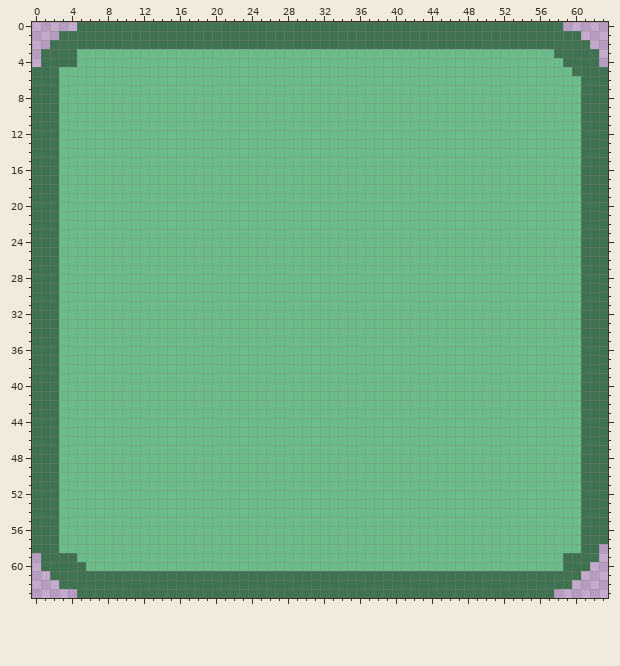
Two versions of one pixel-art sprite, assets/map/Level_2_ground.png. The first picture shows the starting point.
The file is 128x128 pixels, drawn in blocks of 2x2; one block is one cell here.
After:
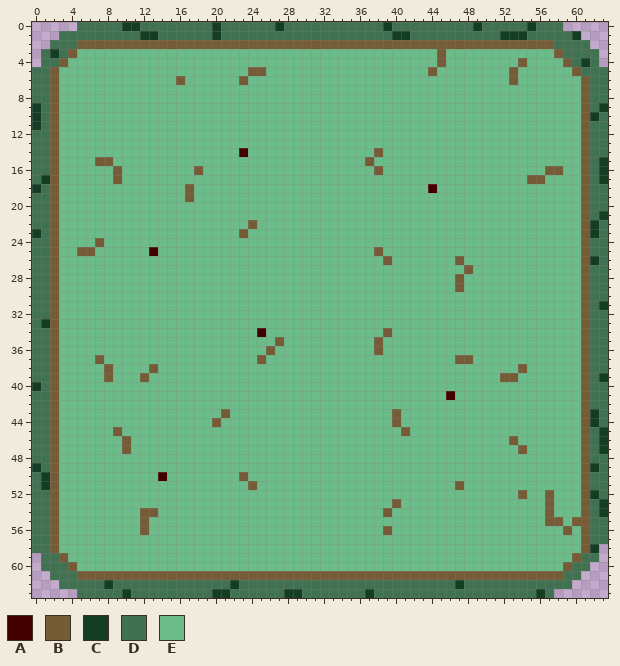
Palette (. is transparent): A #440000  B #755c36  C #143e23  D #407151  E #6bbc88
The exact change:
y 0: x 10..11 DD -> CC; x 20 D -> C; x 27 D -> C; x 39 D -> C; x 49 D -> C; x 55 D -> C
y 1: x 12..13 DD -> CC; x 20 D -> C; x 40..41 DD -> CC; x 52..54 DDD -> CCC; x 60 D -> C
y 2: x 5..57 DDDDDDDDDDDDDDDDDDDDDDDDDDDDDDDDDDDDDDDDDDDDDDDDDDDDD -> BBBBBBBBBBBBBBBBBBBBBBBBBBBBBBBBBBBBBBBBBBBBBBBBBBBBB
y 3: x 2 D -> C; x 4 D -> B; x 45 E -> B; x 58 D -> B
y 4: x 3..4 DD -> BE; x 45 E -> B; x 54 E -> B; x 59 D -> B; x 61 D -> C
y 5: x 2 D -> B; x 24..25 EE -> BB; x 44 E -> B; x 53 E -> B; x 60 D -> B
y 6: x 2 D -> B; x 16 E -> B; x 23 E -> B; x 53 E -> B; x 61 D -> B
y 7..8: x 2 D -> B; x 61 D -> B
y 9: x 0 D -> C; x 2 D -> B; x 61 D -> B; x 63 D -> C
y 10: x 0 D -> C; x 2 D -> B; x 61..62 DD -> BC
y 11: x 0 D -> C; x 2 D -> B; x 61 D -> B
y 12..13: x 2 D -> B; x 61 D -> B
y 14: x 2 D -> B; x 23 E -> A; x 38 E -> B; x 61 D -> B
y 15: x 2 D -> B; x 7..8 EE -> BB; x 37 E -> B; x 61 D -> B; x 63 D -> C
y 16: x 2 D -> B; x 9 E -> B; x 18 E -> B; x 38 E -> B; x 57..58 EE -> BB; x 61 D -> B; x 63 D -> C
y 17: x 1..2 DD -> CB; x 9 E -> B; x 55..56 EE -> BB; x 61 D -> B; x 63 D -> C
y 18: x 0 D -> C; x 2 D -> B; x 17 E -> B; x 44 E -> A; x 61 D -> B
y 19: x 2 D -> B; x 17 E -> B; x 61 D -> B
y 20: x 2 D -> B; x 61 D -> B
y 21: x 2 D -> B; x 61 D -> B; x 63 D -> C
y 22: x 2 D -> B; x 24 E -> B; x 61..62 DD -> BC
y 23: x 0 D -> C; x 2 D -> B; x 23 E -> B; x 61..62 DD -> BC
y 24: x 2 D -> B; x 7 E -> B; x 61 D -> B
y 25: x 2 D -> B; x 5..6 EE -> BB; x 13 E -> A; x 38 E -> B; x 61 D -> B
y 26: x 2 D -> B; x 39 E -> B; x 47 E -> B; x 61..62 DD -> BC
y 27: x 2 D -> B; x 48 E -> B; x 61 D -> B
y 28..29: x 2 D -> B; x 47 E -> B; x 61 D -> B
y 30: x 2 D -> B; x 61 D -> B
y 31: x 2 D -> B; x 61 D -> B; x 63 D -> C
y 32: x 2 D -> B; x 61 D -> B
y 33: x 1..2 DD -> CB; x 61 D -> B
y 34: x 2 D -> B; x 25 E -> A; x 39 E -> B; x 61 D -> B
y 35: x 2 D -> B; x 27 E -> B; x 38 E -> B; x 61 D -> B
y 36: x 2 D -> B; x 26 E -> B; x 38 E -> B; x 61 D -> B
y 37: x 2 D -> B; x 7 E -> B; x 25 E -> B; x 47..48 EE -> BB; x 61 D -> B
y 38: x 2 D -> B; x 8 E -> B; x 13 E -> B; x 54 E -> B; x 61 D -> B
y 39: x 2 D -> B; x 8 E -> B; x 12 E -> B; x 52..53 EE -> BB; x 61 D -> B; x 63 D -> C
y 40: x 0 D -> C; x 2 D -> B; x 61 D -> B
y 41: x 2 D -> B; x 46 E -> A; x 61 D -> B
y 42: x 2 D -> B; x 61 D -> B
y 43: x 2 D -> B; x 21 E -> B; x 40 E -> B; x 61..62 DD -> BC
y 44: x 2 D -> B; x 20 E -> B; x 40 E -> B; x 61..62 DD -> BC
y 45: x 2 D -> B; x 9 E -> B; x 41 E -> B; x 61 D -> B; x 63 D -> C
y 46: x 2 D -> B; x 10 E -> B; x 53 E -> B; x 61 D -> B; x 63 D -> C
y 47: x 2 D -> B; x 10 E -> B; x 54 E -> B; x 61 D -> B; x 63 D -> C
y 48: x 2 D -> B; x 61 D -> B
y 49: x 0 D -> C; x 2 D -> B; x 61..62 DD -> BC
y 50: x 1..2 DD -> CB; x 14 E -> A; x 23 E -> B; x 61 D -> B
y 51: x 1..2 DD -> CB; x 24 E -> B; x 47 E -> B; x 61 D -> B
y 52: x 2 D -> B; x 54 E -> B; x 57 E -> B; x 61..62 DD -> BC
y 53: x 2 D -> B; x 40 E -> B; x 57 E -> B; x 61 D -> B; x 63 D -> C
y 54: x 2 D -> B; x 12..13 EE -> BB; x 39 E -> B; x 57 E -> B; x 61 D -> B; x 63 D -> C
y 55: x 2 D -> B; x 12 E -> B; x 57..58 EE -> BB; x 60..61 ED -> BB
y 56: x 2 D -> B; x 12 E -> B; x 39 E -> B; x 59 E -> B; x 61 D -> B
y 57: x 2 D -> B; x 61 D -> B
y 58: x 2 D -> B; x 61..62 DD -> BC
y 59: x 3..4 DD -> BE; x 59..60 DD -> EB
y 60: x 4..5 DD -> BE; x 59 D -> B
y 61: x 5..58 DDDDDDDDDDDDDDDDDDDDDDDDDDDDDDDDDDDDDDDDDDDDDDDDDDDDDD -> BBBBBBBBBBBBBBBBBBBBBBBBBBBBBBBBBBBBBBBBBBBBBBBBBBBBBB
y 62: x 8 D -> C; x 22 D -> C; x 47 D -> C
y 63: x 10 D -> C; x 20..21 DD -> CC; x 28..29 DD -> CC; x 37 D -> C; x 56 D -> C
Boxes around the changes in both pictures, in picture pixels (x1, y1, x2, y2):
changed: (32, 22, 608, 598)
